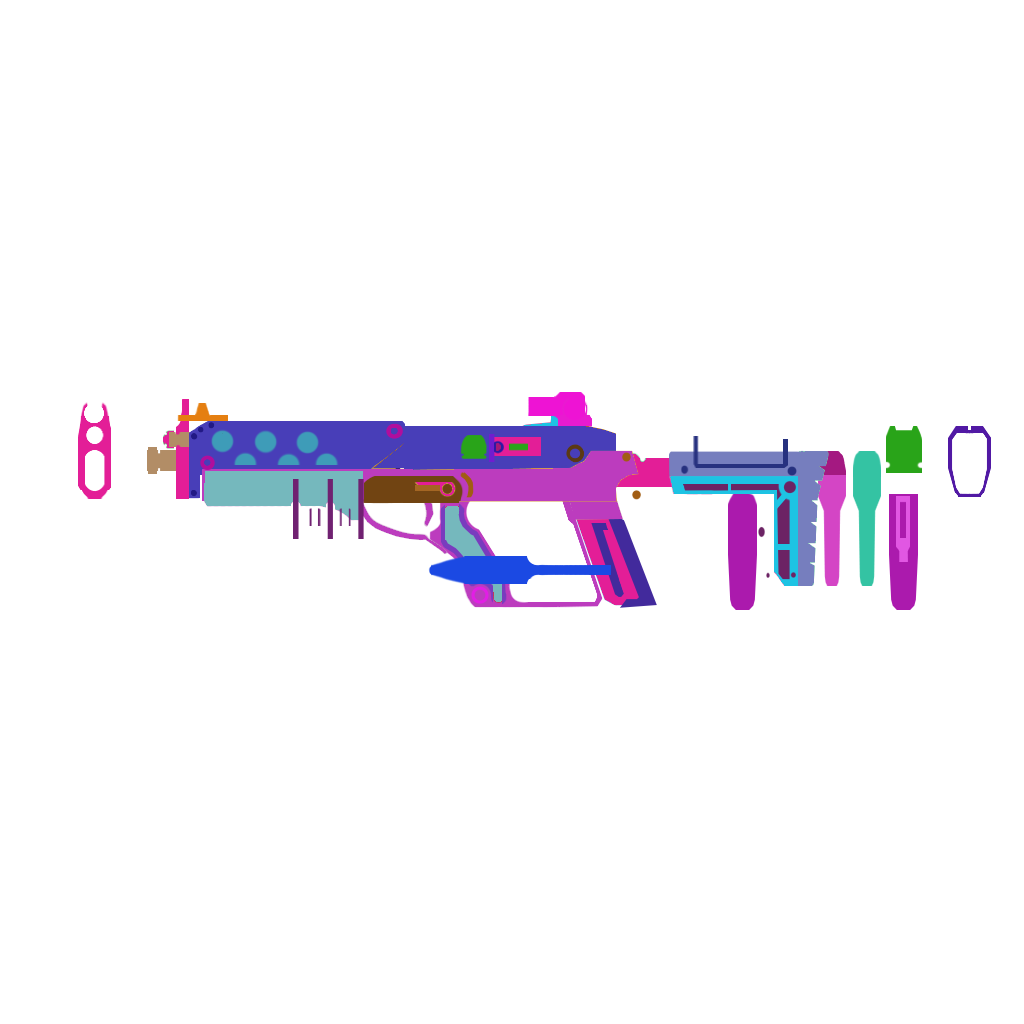
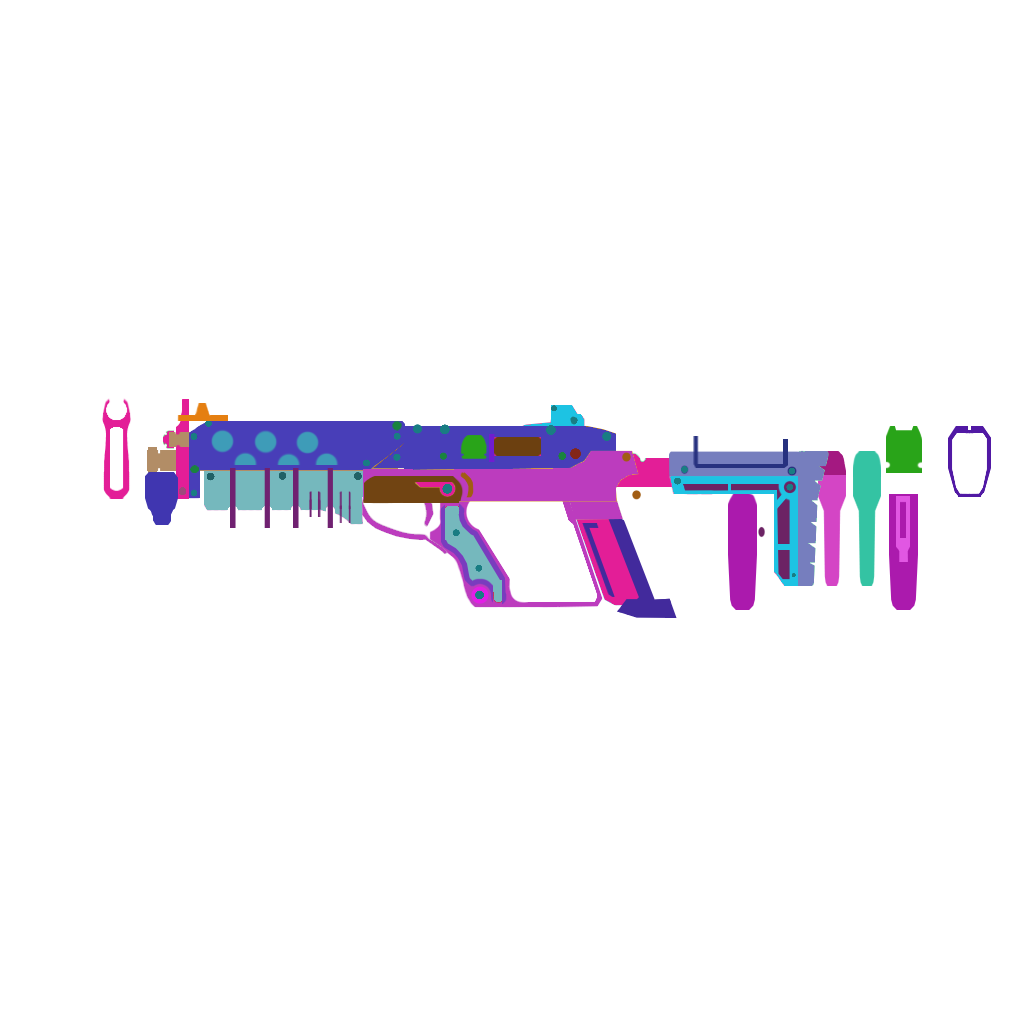
Comparing the layer stacks of the two (1024, 1024) images. Changes:
painted on "Handguard_FRONT" over [145, 472, 795, 525]
painted on "Handguard_SIDE_CUTOUT1" over [230, 468, 364, 539]
moved "Handguard_SIDE_CUTOUT3" above "Handguard_SIDE_DETAIL_SCREW1", painted on it over [309, 491, 351, 526]
added layer "Handguard_SIDE_DETAIL_SCREW1" in group "Handguard" over [207, 472, 362, 481]
renamed "Handguard_SIDE_CUTOUT2" to "Handguard_SIDE_CUTOUT4", painted on it over [198, 423, 403, 483]
painted on "Handguard_SIDE" over [204, 471, 363, 525]
painted on "LowerReceiver_SIDE" over [202, 469, 363, 501]
added layer "LowerReceiver_Grip_GripCover_SIDE_DETAIL_SCREW1" in group "LowerReceiver_Grip_GripCover" over [452, 529, 482, 572]
painted on "Magwell_Magazine_SIDE_CUTOUT2" over [582, 523, 624, 597]
painted on "Magwell_Magazine_SIDE_CUTOUT1" over [617, 598, 677, 618]
removed layer "UpperReceiver_SIDE_CUTOUT2" from group "UpperReceiver" over [222, 431, 585, 467]
painted on "UpperReceiver_SIDE_CUTOUT3" over [494, 437, 541, 456]
added layer "UpperReceiver_SIDE_DETAIL_RIVET1" in group "UpperReceiver" over [440, 452, 566, 460]
added layer "UpperReceiver_SIDE_DETAIL_SCREW1" in group "UpperReceiver" over [393, 424, 612, 461]
added layer "UpperReceiver_RearSight_SIDE_DETAIL_SCREW1" in group "UpperReceiver_RearSight" over [551, 405, 578, 425]
removed layer "BarrelShroud_SIDE_CUTOUT2" from group "BarrelShroud" over [191, 422, 401, 497]
added layer "BarrelShroud_SIDE_DETAIL_RIVET1" in group "BarrelShroud" over [190, 421, 402, 473]
added layer "BarrelShroud_SIDE_DETAIL_SCREW1" in group "BarrelShroud" over [190, 421, 401, 496]
painted on "BarrelShroud_SIDE" over [200, 470, 363, 475]
added layer "Cheekrest_Stock_SIDE_DETAIL_SCREW1" in group "Cheekrest_Stock" over [674, 478, 796, 577]
added layer "Cheekrest_SIDE_DETAIL_SCREW1" in group "Cheekrest" over [681, 466, 795, 475]
painted on "BarrelConnector_FRONT" over [78, 398, 131, 499]
…and 10 more changes (4 added, 6 painted)
